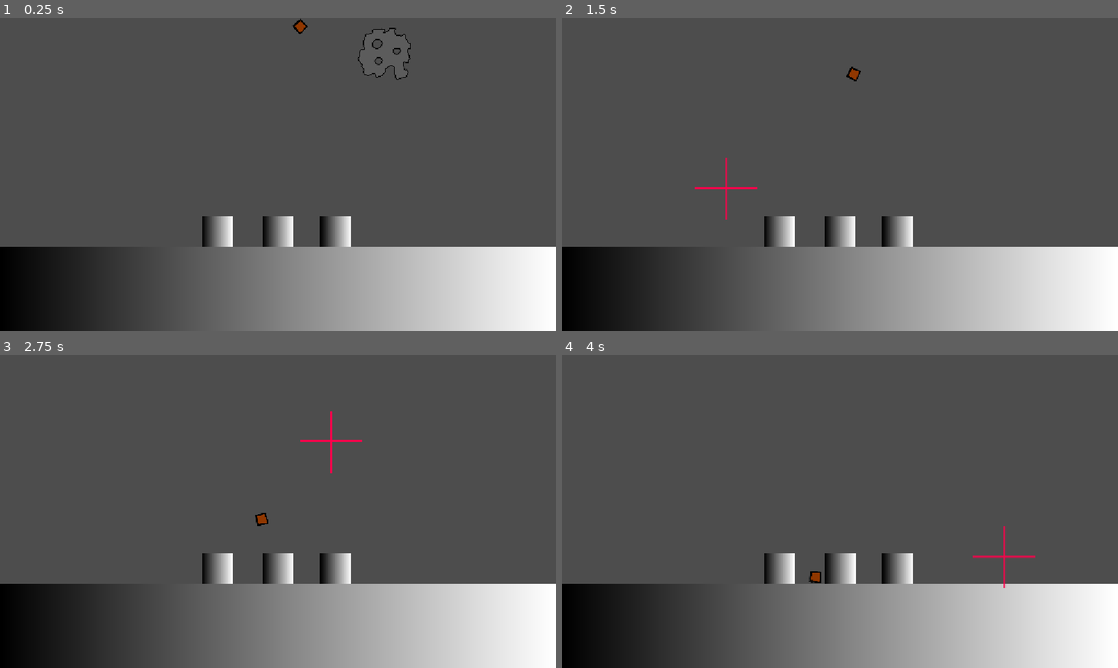
Above: before the commit, frames 1-4 (two rows, left to right).
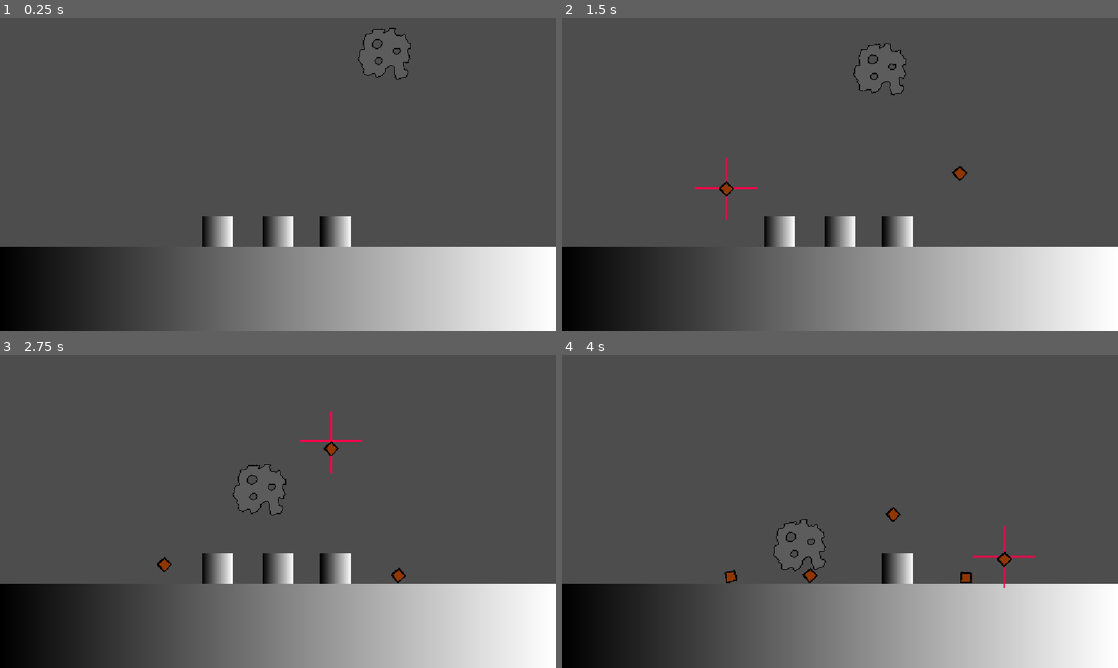
Above: after the commit, the same moments.

Repository: AndrewHay/meteor-strike
Game: Godot game, scene res://root.tscn
Two runs of this game, one before a commit and one after it. Both use one fixed random seed, a clock stepped at 60 frames per second and the inputs below.
Inputs (mouse positions are in pixels of both pictures, inside the frame that each line leads up to):
- Up to frame 1 (0.25 s): no input
- Up to frame 2 (1.5 s): move the mouse to (962, 158) at 0.52 s; click (962, 158) at 0.67 s; move the mouse to (728, 190) at 1.27 s; click (728, 190) at 1.42 s
- Up to frame 3 (2.75 s): move the mouse to (333, 442) at 2.02 s; click (333, 442) at 2.17 s
- Up to frame 4 (4 s): move the mouse to (812, 574) at 2.77 s; click (812, 574) at 2.92 s; move the mouse to (1006, 558) at 3.52 s; click (1006, 558) at 3.67 s

The runs differ from the first frame. In frame 1, less than 0.1% of the frame differs, in the area x 52-56%, y 0-6%; in frame 2, 0.4%; in frame 3, 0.5%; in frame 4, 1.4%, in the area x 29-81%, y 48-74%.

Commit message:
Crosshair creates meteors

Diff:
--- a/crosshair/crosshair.gd
+++ b/crosshair/crosshair.gd
@@ -1,9 +1,13 @@
 extends Sprite2D
+
+const BULLET = preload("res://bullet/bullet.tscn")
 
 # Called when the node enters the scene tree for the first time.
 func _input(event: InputEvent) -> void:
-	if event is InputEventMouseButton:
-		print("pew")
+	if event is InputEventMouseButton and event.is_pressed():
+		var b = BULLET.instantiate()
+		b.position = position
+		get_parent().add_child(b)
 	elif event is InputEventMouseMotion:
-		print("Mouse Motion at: ", event.position)
+		# print("Mouse Motion at: ", event.position)
 		position = event.position
--- a/meteor/meteor.gd
+++ b/meteor/meteor.gd
@@ -7,7 +7,7 @@
 func _on_body_entered(body: Node) -> void:
 	if body is RigidBody2D:
 		if body.is_in_group("bullet"):
-			print("metero gone bye bye")
+			print("meteor gone bye bye")
 			queue_free()
 		if body.is_in_group("house"):
 			body.queue_free()
--- a/root.tscn
+++ b/root.tscn
@@ -1,7 +1,6 @@
 [gd_scene format=3 uid="uid://b27qhu1jpmdvj"]
 
 [ext_resource type="PackedScene" uid="uid://q7o6ygniny5a" path="res://level/level.tscn" id="1_pyidc"]
-[ext_resource type="PackedScene" uid="uid://bktcnm7ffc37w" path="res://bullet/bullet.tscn" id="3_vvh5c"]
 [ext_resource type="PackedScene" uid="uid://brckowiu61j6c" path="res://crosshair/crosshair.tscn" id="4_28aoi"]
 
 [node name="Root" type="Node2D" unique_id=2002437452]
@@ -13,6 +12,3 @@
 position = Vector2(581, 326)
 
 [node name="Crosshair" parent="." unique_id=1168615329 instance=ExtResource("4_28aoi")]
-
-[node name="Bullet" parent="." unique_id=525495351 instance=ExtResource("3_vvh5c")]
-position = Vector2(627, 17)
